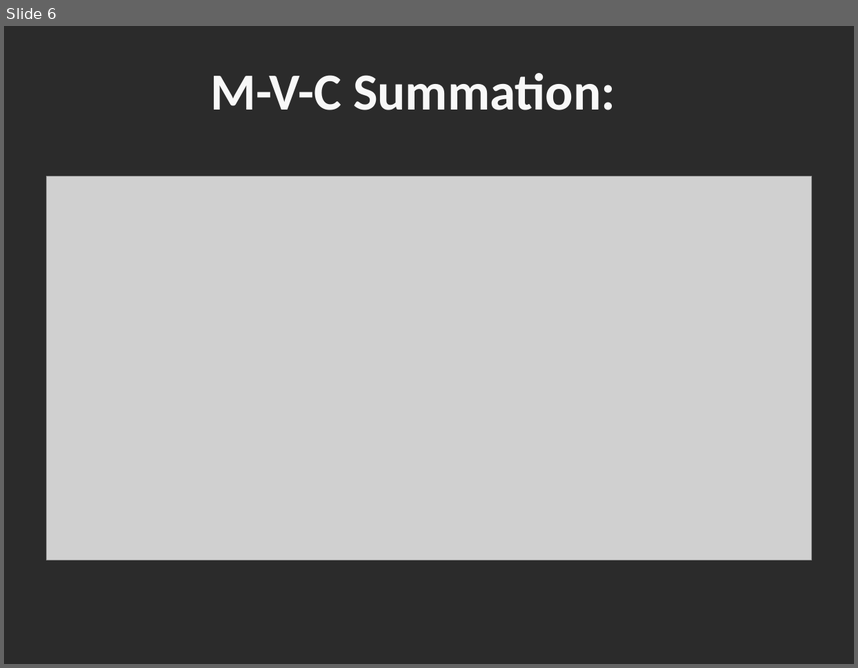
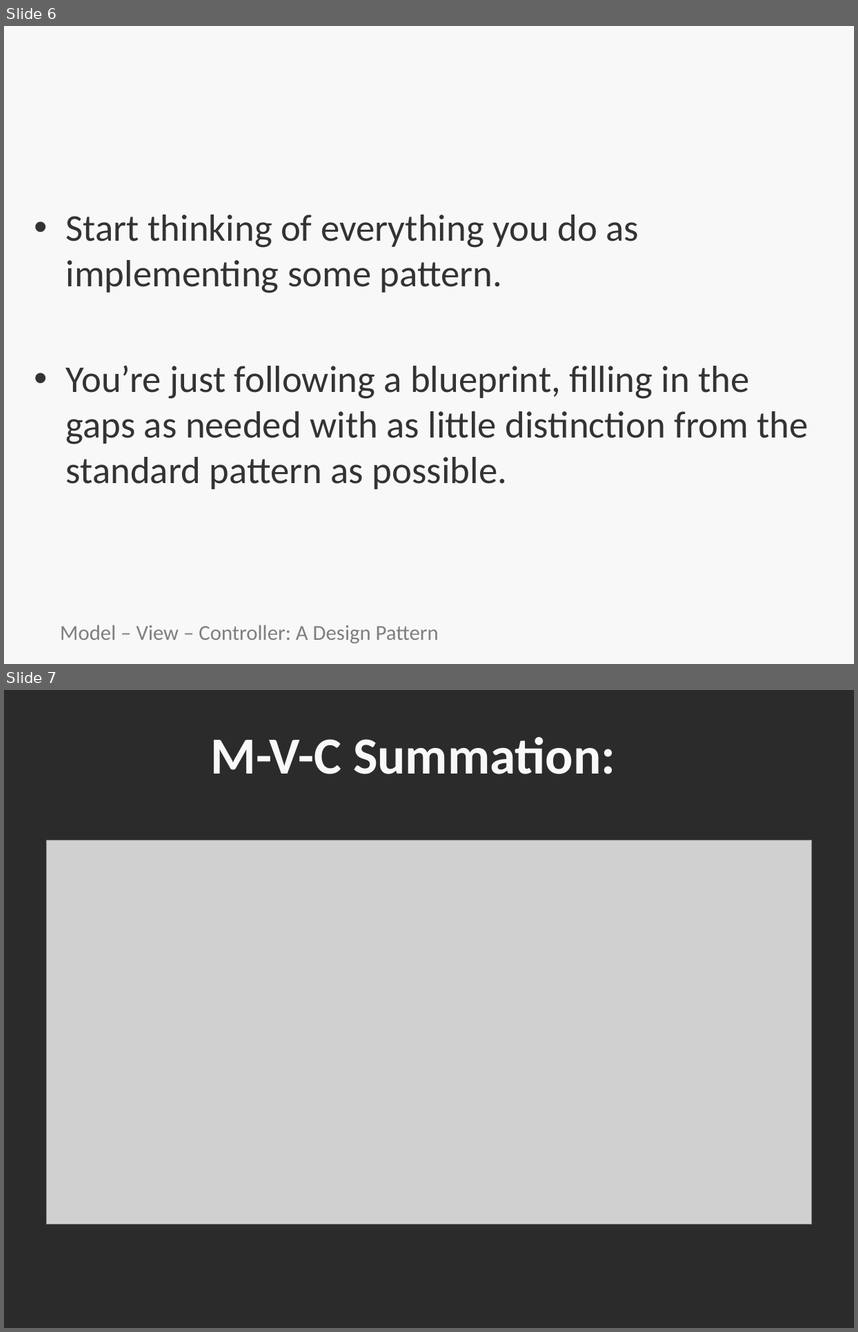
Before and after one commit to bootcoder/lectures, a slide deck: 1phase/mvc-single-res/HT-MVC.pptx. Shown one above the other, each under a label of ours: slide 6 before the commit, slides 6 and 7 after it. The pictures are 858x668 and 858x1332 pixels, drawn with LibreOffice and Linux fonts; fonts in the diff are those of the drawing; grey boxes stand for pictures; background and template pictures are left out; a plain dark background stands for a picture behind light text. Boxes give left, top, right and bottom in pixels: in the first picture for what was removed or moved away, otherwise in the second. Text is boxed around its words. In the diff, an @@ line names an element or a change of style, - is before the commit and + after.

```diff
--- a/1phase/mvc-single-res/HT-MVC.pptx
+++ b/1phase/mvc-single-res/HT-MVC.pptx
@@ slide 6 added at bbox=[4, 26, 854, 664], background picture (left out) @@
@@ title added at bbox=[47, 36, 811, 143], 44 pt, text #F8F8F8, bold @@
+Design Patterns
@@ text added at bbox=[66, 214, 808, 489], 32 pt, text #333333 @@
+• Start thinking of everything you do as implementing some pattern.
+• You’re just following a blueprint, filling in the gaps as needed with as little distinction from the standard pattern as possible.
@@ text added at bbox=[60, 624, 439, 643], 18 pt, text #7E7F80 @@
+Model – View – Controller: A Design Pattern
@@ what was slide 6 is now slide 7 @@
```
Also in this commit, not shown: 6 slides changed, 1 other slide added, 1 other file.
